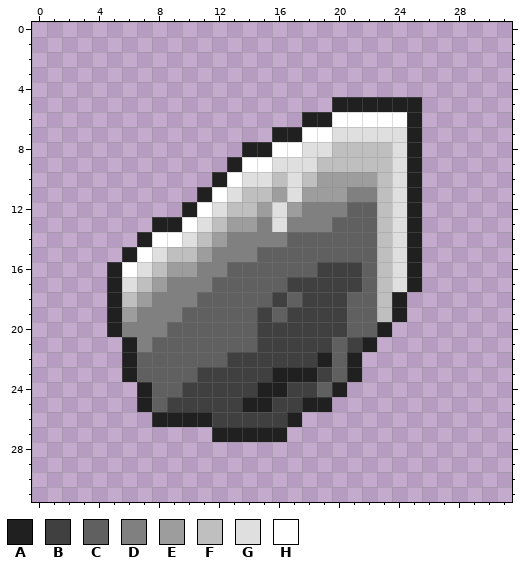
Pixel-art file -- HairyPotteryAndTheKilnOfFire/sprite/inv_Flint.aseprite. The first picture shows the starting point.
32x32 pixels, 1 frame. Colours within 5 levels of each other are drawn and written as one. The old version is drawn lined up with the new one.
Palette (. is transparent): A #202020  B #404040  C #606060  D #808080  E #9d9d9d  F #bfbfbf  G #dfdfdf  H #ffffff
Pixels before, first column x 5:
 5 ...............AAAAAA
 6 .............AAHHHHHA
 7 ...........AAHHGGGGGA
 8 .........AAHHGGFFFFGA
 9 ........AHHGGGFFFFFGA
10 .......AHGGFGFEEEEFGA
11 ......AHGFFEGEEEDDFGA
12 .....AHGFFEGEDDDCCFGA
13 ...AAHGFEEDGDDDCCCFGA
14 ..AHHGFEDDDDCCCCCCFGA
15 .AHGFFEDDDCCCCCCCCFGA
16 AHGFEEDDCCCCCCBBBCFGA
17 AGFEDDDCCCCCBBBBBCFGA
18 AFEDDDCCCCCBCBBBCCFA.
19 AEDDDCCCCCBCBBBBCCFA.
20 ADDDCCCCCCBBBBBBCCA..
21 .ADCCCCCCCBBBBBCBA...
22 .ACCCCCCBBBBBBACA....
23 .ACCCCBBBBBAAABCA....
24 ..ACCBBBBBAABBCA.....
25 ..ACBBBBBAABBAA......
26 ...AAAABBBBBA........
27 .......AAAAA.........
After the commit:
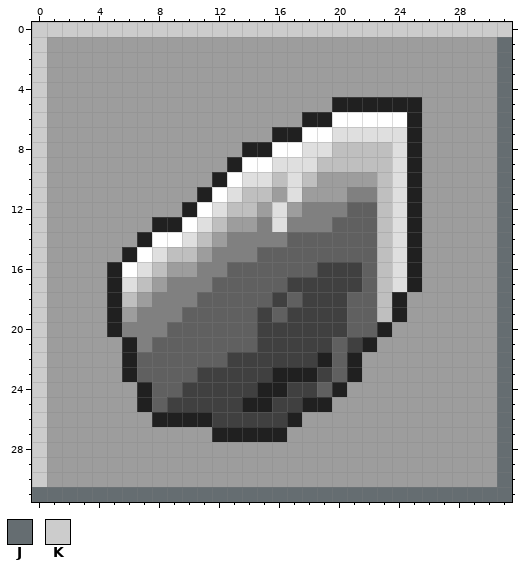
Colours new in this view: J #656d71  K #cccccc
From old to new:
whole drawing moved by +0,-1 (the old picture is shown already moved)
Colour E is added in rows 1 to 4 at x 1 to 30; in row 5 at x 1 to 19 and 26 to 30; in row 6 at x 1 to 17 and 26 to 30; in row 7 at x 1 to 15 and 26 to 30; in row 8 at x 1 to 13 and 26 to 30; in row 9 at x 1 to 12 and 26 to 30.
Colour E is added in row 10 at x 1 to 11 and 26 to 30; in row 11 at x 1 to 10 and 26 to 30; in row 12 at x 1 to 9 and 26 to 30; in row 13 at x 1 to 7 and 26 to 30; in row 14 at x 1 to 6 and 26 to 30; in row 15 at x 1 to 5 and 26 to 30.
Colour E is added in rows 16 to 17 at x 1 to 4 and 26 to 30; in rows 18 to 19 at x 1 to 4 and 25 to 30; in row 20 at x 1 to 4 and 24 to 30; in row 21 at x 1 to 5 and 23 to 30; in rows 22 to 23 at x 1 to 5 and 22 to 30; in row 24 at x 1 to 6 and 21 to 30.
Colour E is added in row 25 at x 1 to 6 and 20 to 30; in row 26 at x 1 to 7 and 18 to 30; in row 27 at x 1 to 11 and 17 to 30; in rows 28 to 30 at x 1 to 30.
Colour J is added in rows 1 to 30 at x 31; in row 31 at x 0 to 31.
Colour K is added in row 0 at x 0 to 31; in rows 1 to 30 at x 0.
Boxes around the changes in both pictures, in picture pixels (x1, y1, x2, y2):
added: (32, 22, 512, 502)
